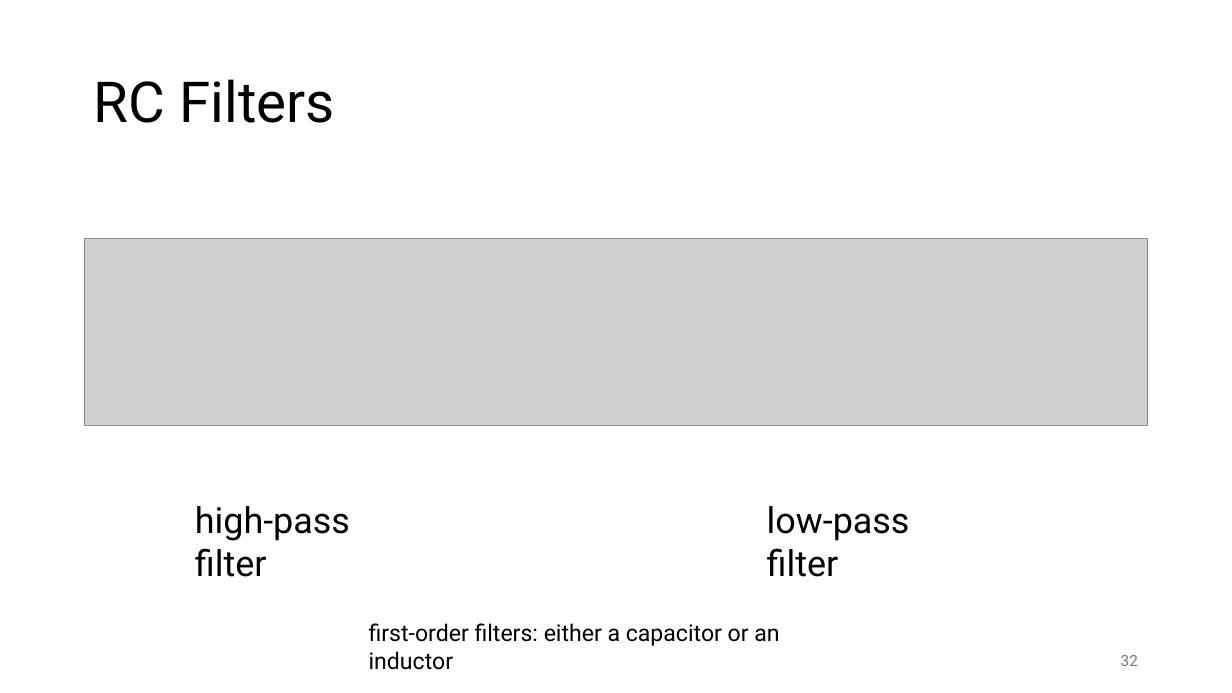
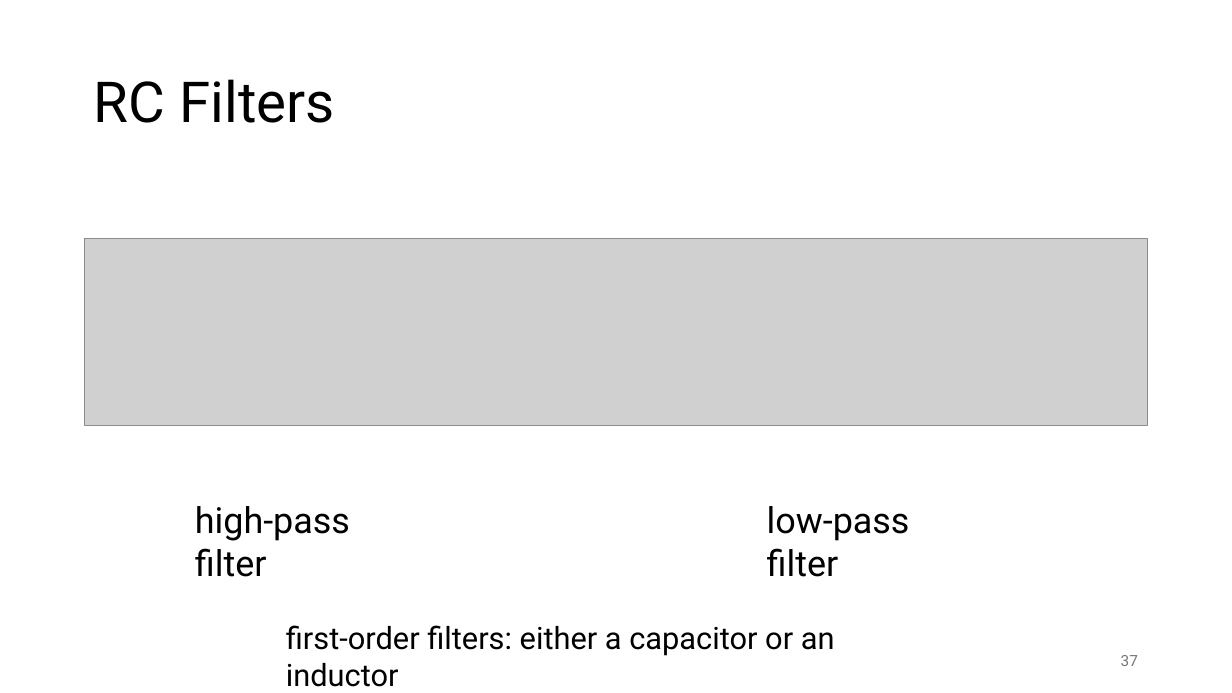
Before and after one commit to FelixWick/intro_electrical_eng, a slide deck: slide 37 of 4_ACtech.pptx (slide 32 before the commit). Drawn at 1232x693 pixels with LibreOffice and Linux fonts; fonts in the diff are those of the drawing; grey boxes stand for pictures. Boxes give left, top, right and bottom in pixels: in the first picture for what was removed or moved away, otherwise in the second. Text is boxed around its words. In the diff, an @@ line names an element or a change of style, - is before the commit and + after.

```diff
--- a/4_ACtech.pptx
+++ b/4_ACtech.pptx
@@ text "first-order filters: either a capacitor ...": place and size @@
-text "first-order filters: either a capacitor ..." at bbox=[369, 623, 779, 670]
+text "first-order filters: either a capacitor ..." at bbox=[286, 625, 835, 687]
@@ text "first-order filters: either a capacitor ..." at bbox=[286, 625, 835, 687]: size 18 to 24 pt @@
@@ page number at bbox=[1121, 655, 1138, 666]: text changed @@
-32
+37
```
Also in this commit, not shown: 5 other slides changed, 13 slides added, 1 slide removed, 2 other files.
